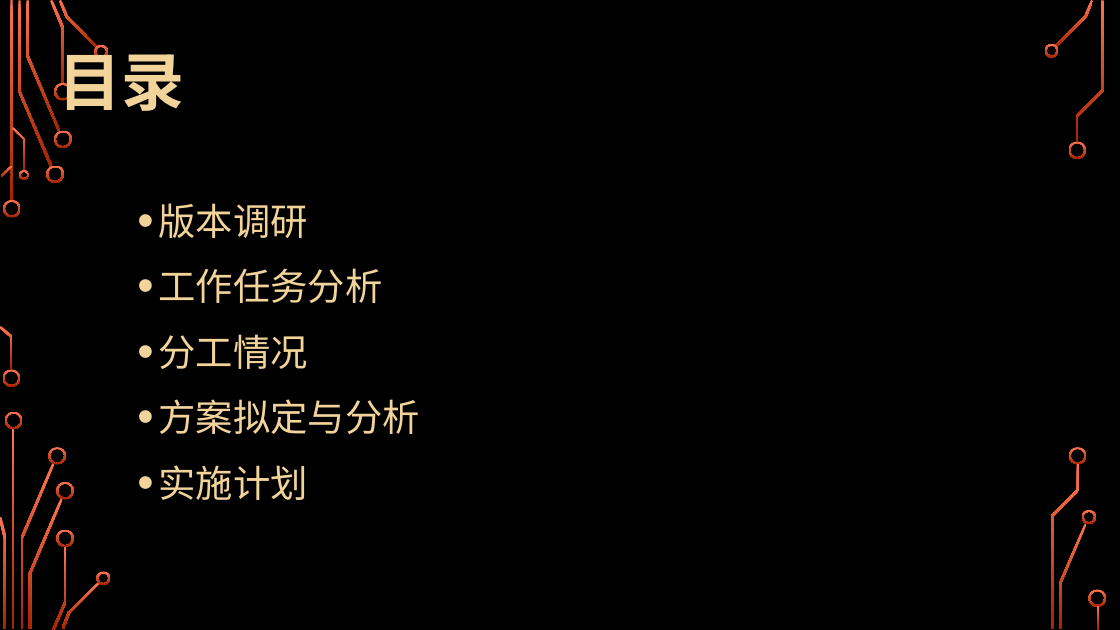
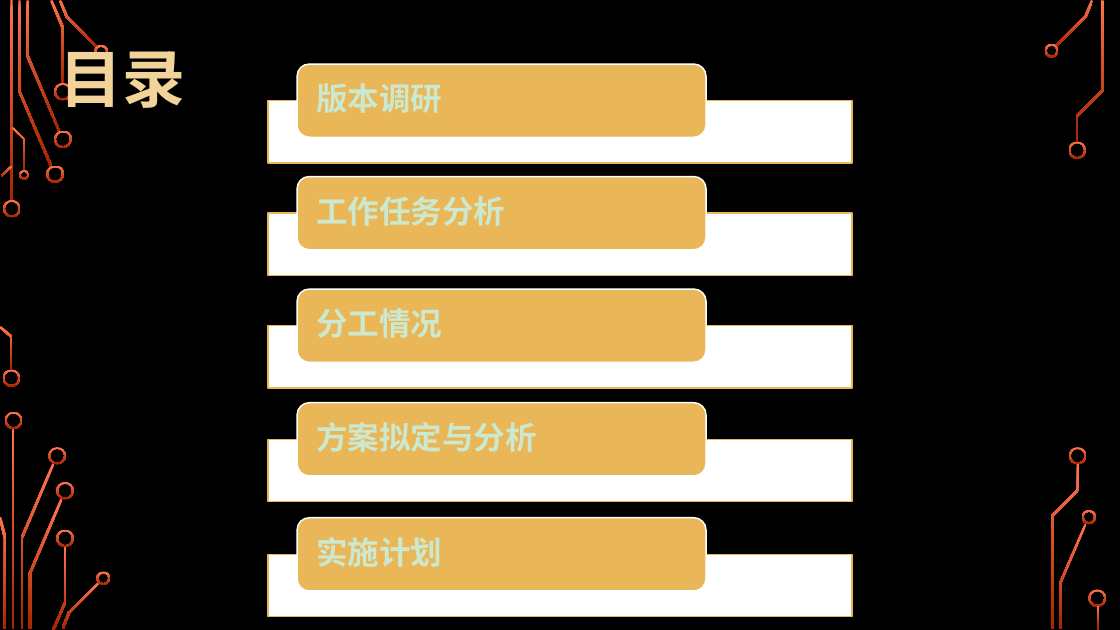
Before and after one commit to sweet-orange-team/Tankgame, a slide deck: slide 2 of resource/C++大作业/C++大作业-坦克大战.pptx. Drawn at 1120x630 pixels with LibreOffice and Linux fonts; fonts in the diff are those of the drawing; background and template pictures are left out. Boxes give left, top, right and bottom in pixels: in the first picture for what was removed or moved away, otherwise in the second. Text is boxed around its words. In the diff, an @@ line names an element or a change of style, - is before the commit and + after.

```diff
--- a/resource/C++大作业/C++大作业-坦克大战.pptx
+++ b/resource/C++大作业/C++大作业-坦克大战.pptx
@@ title "目录": place and size @@
-title "目录" at [58,42,184,111]
+title "目录" at [59,38,185,108]
@@ freeform shape added at [297,64,707,137], fill #E9B758 at 90% opacity, outline #CCE8CF 1.25 pt, 27 pt, text #CCE8CF, bold @@
+版本调研
@@ rectangle added at [268,101,852,163], fill #CCE8CF at 90% opacity, outline #E9B758 1.25 pt @@
@@ freeform shape added at [297,176,707,250], fill #E9B758 at 70% opacity, outline #CCE8CF 1.25 pt, 27 pt, text #CCE8CF, bold @@
+工作任务分析
@@ text removed at [158,203,419,500] @@
-• 版本调研
-• 工作任务分析
-• 分工情况
-• 方案拟定与分析
-• 实施计划
@@ rectangle added at [268,213,852,276], fill #CCE8CF at 90% opacity, outline #E9B758 1.25 pt @@
@@ freeform shape added at [297,289,707,362], fill #E9B758 at 50% opacity, outline #CCE8CF 1.25 pt, 27 pt, text #CCE8CF, bold @@
+分工情况
@@ rectangle added at [268,326,852,388], fill #CCE8CF at 90% opacity, outline #E9B758 1.25 pt @@
@@ freeform shape added at [297,402,707,476], fill #E9B758 at 70% opacity, outline #CCE8CF 1.25 pt, 27 pt, text #CCE8CF, bold @@
+方案拟定与分析
@@ rectangle added at [268,439,852,502], fill #CCE8CF at 90% opacity, outline #E9B758 1.25 pt @@
@@ freeform shape added at [297,518,707,591], fill #E9B758 at 90% opacity, outline #CCE8CF 1.25 pt, 27 pt, text #CCE8CF, bold @@
+实施计划
@@ rectangle added at [268,555,852,617], fill #CCE8CF at 90% opacity, outline #E9B758 1.25 pt @@
```
Also in this commit, not shown: 5 other slides changed, 2 slides added, 1 slide removed.
